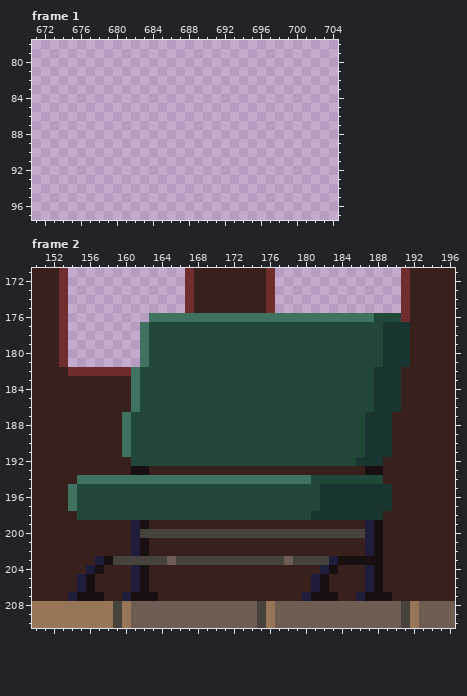
Pixel-art file -- assets/Concept/TrainMockup.ase. That is the earlier state.
1264x416 pixels, 6 frames. Shown: frame 1: x 671..704, y 78..97; frame 2: x 150..196, y 171..210. The commit also changed other frames or places, which this record leaves out.
The same view after the edit:
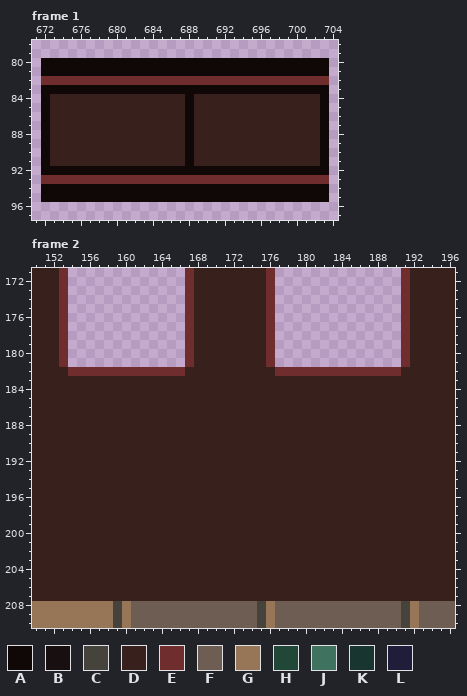
Palette (. is transparent): A #100707  B #180f11  C #46423c  D #38211d  E #702d2d  F #6e5d53  G #967657  H #214739  J #3f725f  K #18352f  L #1f1d39
Edits made:
layer "furniture" now hidden
--- frame 1, layer "tiles"
@@ x 671..704 @@
 79 ..................................
-80 ..................................
-81 ..................................
-82 ..................................
-83 ..................................
-84 ..................................
-85 ..................................
-86 ..................................
-87 ..................................
-88 ..................................
-89 ..................................
-90 ..................................
-91 ..................................
-92 ..................................
-93 ..................................
-94 ..................................
-95 ..................................
+80 .AAAAAAAAAAAAAAAAAAAAAAAAAAAAAAAA.
+81 .AAAAAAAAAAAAAAAAAAAAAAAAAAAAAAAA.
+82 .EEEEEEEEEEEEEEEEEEEEEEEEEEEEEEEE.
+83 .AAAAAAAAAAAAAAAAAAAAAAAAAAAAAAAA.
+84 .ADDDDDDDDDDDDDDDADDDDDDDDDDDDDDA.
+85 .ADDDDDDDDDDDDDDDADDDDDDDDDDDDDDA.
+86 .ADDDDDDDDDDDDDDDADDDDDDDDDDDDDDA.
+87 .ADDDDDDDDDDDDDDDADDDDDDDDDDDDDDA.
+88 .ADDDDDDDDDDDDDDDADDDDDDDDDDDDDDA.
+89 .ADDDDDDDDDDDDDDDADDDDDDDDDDDDDDA.
+90 .ADDDDDDDDDDDDDDDADDDDDDDDDDDDDDA.
+91 .ADDDDDDDDDDDDDDDADDDDDDDDDDDDDDA.
+92 .AAAAAAAAAAAAAAAAAAAAAAAAAAAAAAAA.
+93 .EEEEEEEEEEEEEEEEEEEEEEEEEEEEEEEE.
+94 .AAAAAAAAAAAAAAAAAAAAAAAAAAAAAAAA.
+95 .AAAAAAAAAAAAAAAAAAAAAAAAAAAAAAAA.
 96 ..................................
--- frame 2
@@ x 150..196 @@
 175 DDDE.............EDDDDDDDDE..............EDDDDD
-176 DDDE.........JJJJJJJJJJJJJJJJJJJJJJJJJHHHEDDDDD
-177 DDDE........JHHHHHHHHHHHHHHHHHHHHHHHHHHKKKDDDDD
-178 DDDE........JHHHHHHHHHHHHHHHHHHHHHHHHHHKKKDDDDD
-179 DDDE........JHHHHHHHHHHHHHHHHHHHHHHHHHHKKKDDDDD
-180 DDDE........JHHHHHHHHHHHHHHHHHHHHHHHHHHKKKDDDDD
-181 DDDE........JHHHHHHHHHHHHHHHHHHHHHHHHHHKKKDDDDD
-182 DDDDEEEEEEEJHHHHHHHHHHHHHHHHHHHHHHHHHHKKKDDDDDD
-183 DDDDDDDDDDDJHHHHHHHHHHHHHHHHHHHHHHHHHHKKKDDDDDD
-184 DDDDDDDDDDDJHHHHHHHHHHHHHHHHHHHHHHHHHHKKKDDDDDD
-185 DDDDDDDDDDDJHHHHHHHHHHHHHHHHHHHHHHHHHHKKKDDDDDD
-186 DDDDDDDDDDDJHHHHHHHHHHHHHHHHHHHHHHHHHHKKKDDDDDD
-187 DDDDDDDDDDJHHHHHHHHHHHHHHHHHHHHHHHHHHKKKDDDDDDD
-188 DDDDDDDDDDJHHHHHHHHHHHHHHHHHHHHHHHHHHKKKDDDDDDD
-189 DDDDDDDDDDJHHHHHHHHHHHHHHHHHHHHHHHHHHKKKDDDDDDD
-190 DDDDDDDDDDJHHHHHHHHHHHHHHHHHHHHHHHHHHKKKDDDDDDD
-191 DDDDDDDDDDJHHHHHHHHHHHHHHHHHHHHHHHHHHKKKDDDDDDD
-192 DDDDDDDDDDDHHHHHHHHHHHHHHHHHHHHHHHHHKKKDDDDDDDD
-193 DDDDDDDDDDDBBDDDDDDDDDDDDDDDDDDDDDDDDBBDDDDDDDD
-194 DDDDDJJJJJJJJJJJJJJJJJJJJJJJJJJHHHHHHHHDDDDDDDD
-195 DDDDJHHHHHHHHHHHHHHHHHHHHHHHHHHHKKKKKKKKDDDDDDD
-196 DDDDJHHHHHHHHHHHHHHHHHHHHHHHHHHHKKKKKKKKDDDDDDD
-197 DDDDJHHHHHHHHHHHHHHHHHHHHHHHHHHHKKKKKKKKDDDDDDD
-198 DDDDDHHHHHHHHHHHHHHHHHHHHHHHHHHKKKKKKKKDDDDDDDD
-199 DDDDDDDDDDDLBDDDDDDDDDDDDDDDDDDDDDDDDLBDDDDDDDD
-200 DDDDDDDDDDDLCCCCCCCCCCCCCCCCCCCCCCCCCLBDDDDDDDD
-201 DDDDDDDDDDDLBDDDDDDDDDDDDDDDDDDDDDDDDLBDDDDDDDD
-202 DDDDDDDDDDDLBDDDDDDDDDDDDDDDDDDDDDDDDLBDDDDDDDD
-203 DDDDDDDLBCCCCCCFCCCCCCCCCCCCFCCCCLBBBBBDDDDDDDD
-204 DDDDDDLBDDDLBDDDDDDDDDDDDDDDDDDDLBDDDLBDDDDDDDD
-205 DDDDDLBDDDDLBDDDDDDDDDDDDDDDDDDLBDDDDLBDDDDDDDD
-206 DDDDDLBDDDDLBDDDDDDDDDDDDDDDDDDLBDDDDLBDDDDDDDD
-207 DDDDLBBBDDLBBBDDDDDDDDDDDDDDDDLBBBDDLBBBDDDDDDD
+176 DDDE.............EDDDDDDDDE..............EDDDDD
+177 DDDE.............EDDDDDDDDE..............EDDDDD
+178 DDDE.............EDDDDDDDDE..............EDDDDD
+179 DDDE.............EDDDDDDDDE..............EDDDDD
+180 DDDE.............EDDDDDDDDE..............EDDDDD
+181 DDDE.............EDDDDDDDDE..............EDDDDD
+182 DDDDEEEEEEEEEEEEEDDDDDDDDDDEEEEEEEEEEEEEEDDDDDD
+183 DDDDDDDDDDDDDDDDDDDDDDDDDDDDDDDDDDDDDDDDDDDDDDD
+184 DDDDDDDDDDDDDDDDDDDDDDDDDDDDDDDDDDDDDDDDDDDDDDD
+185 DDDDDDDDDDDDDDDDDDDDDDDDDDDDDDDDDDDDDDDDDDDDDDD
+186 DDDDDDDDDDDDDDDDDDDDDDDDDDDDDDDDDDDDDDDDDDDDDDD
+187 DDDDDDDDDDDDDDDDDDDDDDDDDDDDDDDDDDDDDDDDDDDDDDD
+188 DDDDDDDDDDDDDDDDDDDDDDDDDDDDDDDDDDDDDDDDDDDDDDD
+189 DDDDDDDDDDDDDDDDDDDDDDDDDDDDDDDDDDDDDDDDDDDDDDD
+190 DDDDDDDDDDDDDDDDDDDDDDDDDDDDDDDDDDDDDDDDDDDDDDD
+191 DDDDDDDDDDDDDDDDDDDDDDDDDDDDDDDDDDDDDDDDDDDDDDD
+192 DDDDDDDDDDDDDDDDDDDDDDDDDDDDDDDDDDDDDDDDDDDDDDD
+193 DDDDDDDDDDDDDDDDDDDDDDDDDDDDDDDDDDDDDDDDDDDDDDD
+194 DDDDDDDDDDDDDDDDDDDDDDDDDDDDDDDDDDDDDDDDDDDDDDD
+195 DDDDDDDDDDDDDDDDDDDDDDDDDDDDDDDDDDDDDDDDDDDDDDD
+196 DDDDDDDDDDDDDDDDDDDDDDDDDDDDDDDDDDDDDDDDDDDDDDD
+197 DDDDDDDDDDDDDDDDDDDDDDDDDDDDDDDDDDDDDDDDDDDDDDD
+198 DDDDDDDDDDDDDDDDDDDDDDDDDDDDDDDDDDDDDDDDDDDDDDD
+199 DDDDDDDDDDDDDDDDDDDDDDDDDDDDDDDDDDDDDDDDDDDDDDD
+200 DDDDDDDDDDDDDDDDDDDDDDDDDDDDDDDDDDDDDDDDDDDDDDD
+201 DDDDDDDDDDDDDDDDDDDDDDDDDDDDDDDDDDDDDDDDDDDDDDD
+202 DDDDDDDDDDDDDDDDDDDDDDDDDDDDDDDDDDDDDDDDDDDDDDD
+203 DDDDDDDDDDDDDDDDDDDDDDDDDDDDDDDDDDDDDDDDDDDDDDD
+204 DDDDDDDDDDDDDDDDDDDDDDDDDDDDDDDDDDDDDDDDDDDDDDD
+205 DDDDDDDDDDDDDDDDDDDDDDDDDDDDDDDDDDDDDDDDDDDDDDD
+206 DDDDDDDDDDDDDDDDDDDDDDDDDDDDDDDDDDDDDDDDDDDDDDD
+207 DDDDDDDDDDDDDDDDDDDDDDDDDDDDDDDDDDDDDDDDDDDDDDD
 208 GGGGGGGGGCGFFFFFFFFFFFFFFCGFFFFFFFFFFFFFFCGFFFF
Where, in picture pixels (left, top, right, bottom), the same in both pictures:
added: (41, 58, 329, 202)
changed: (68, 313, 410, 601)
